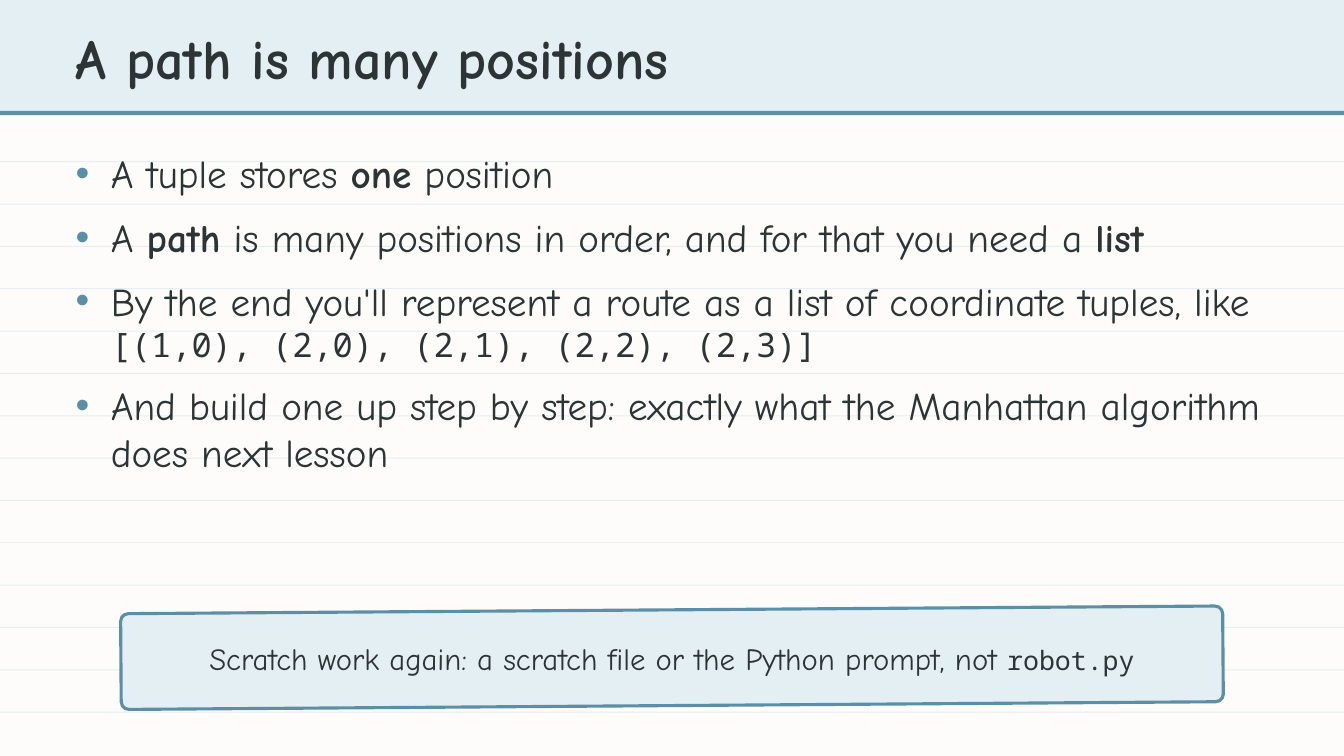
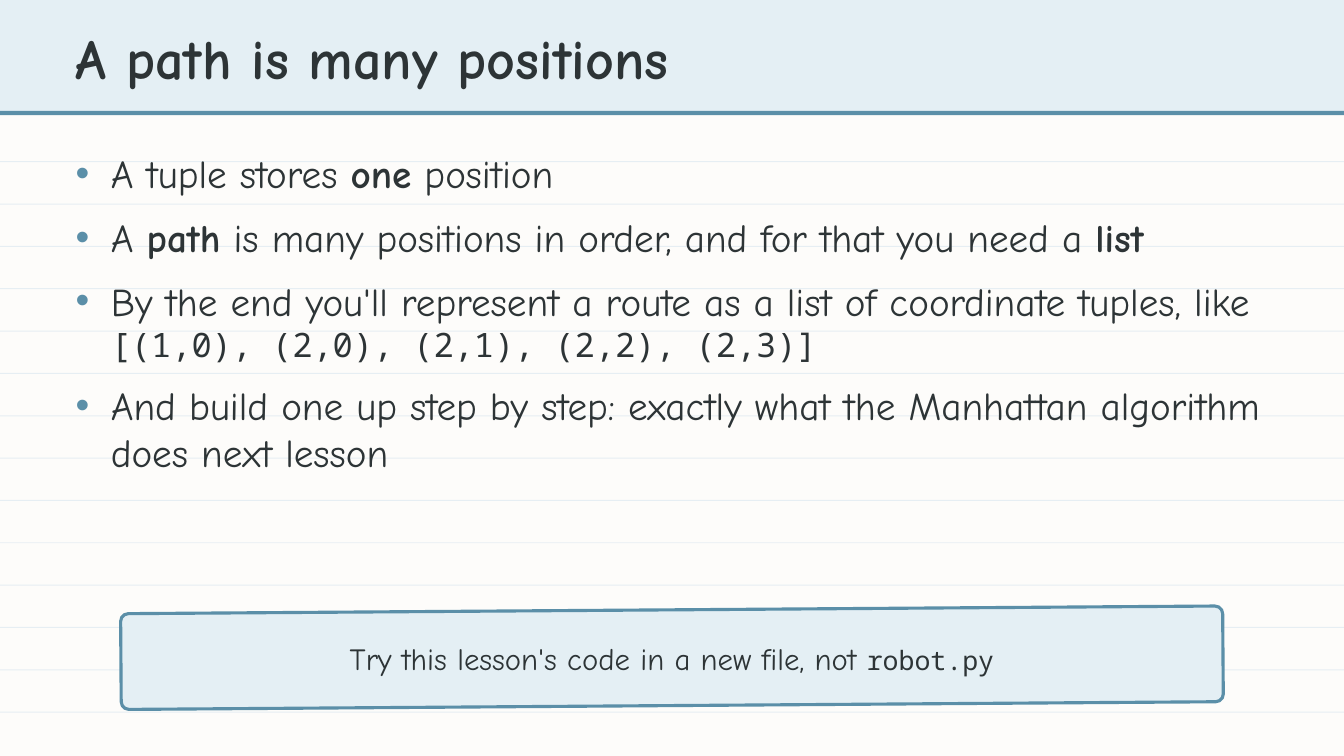
Before and after one commit to bradamiller/LearningPython, a slide deck: slide 2 of static/slides/module-04-manhattan/module-4-lesson-03-lists.pptx. Drawn at 1344x756 pixels with LibreOffice and Linux fonts; fonts in the diff are those of the drawing. Boxes give left, top, right and bottom in pixels: in the first picture for what was removed or moved away, otherwise in the second. Text is boxed around its words. In the diff, an @@ line names an element or a change of style, - is before the commit and + after.

```diff
--- a/static/slides/module-04-manhattan/module-4-lesson-03-lists.pptx
+++ b/static/slides/module-04-manhattan/module-4-lesson-03-lists.pptx
@@ text at (350,649,994,677): text changed @@
-Scratch work again: a scratch file or the Python prompt, not robot.py
+Try this lesson's code in a new file, not robot.py
```
Also in this commit, not shown: 5 other files.
